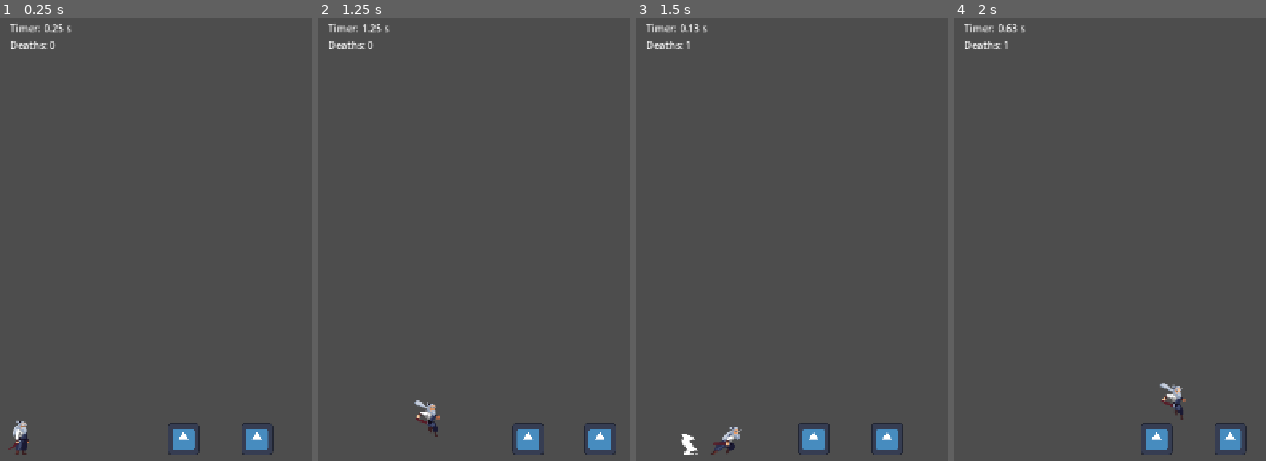
Above: before the commit, frames 1-4 (left to right).
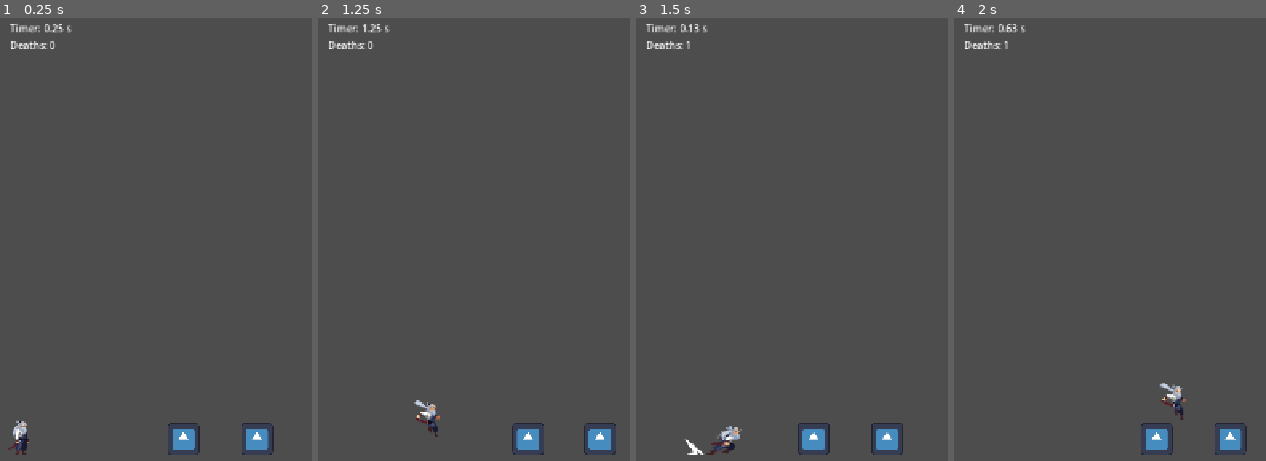
Above: after the commit, the same moments.

Repository: Maxington20/celeste-clone
Game: Godot game, scene res://scenes/levels/level_01.tscn
Two runs of this game, one before a commit and one after it. Both use one fixed random seed, a clock stepped at 60 frames per second and the inputs below. The project has no main scene, so this scene is started directly. The engine's default icon, where the game draws it, is replaced by a stand-in: a white triangle on a blue panel in a dark square.
Inputs:
- Up to frame 1 (0.25 s): no input
- Up to frame 2 (1.25 s): hold D (move_right) from 0.53 s (still down); tap Space (jump) at 0.6, 0.77, 1.07 s
- Up to frame 3 (1.5 s): keep holding D (move_right); tap Shift (dash) at 1.35 s
- Up to frame 4 (2 s): keep holding D (move_right); tap Space (jump) at 1.52, 1.55, 1.82 s

Frames 1-2 are identical in both runs. In frame 3, 0.3% of the frame differs, in the area x 14-33%, y 92-99%; in frame 4, nothing differs.

Commit message:
dash changes.

Diff:
--- a/scenes/player/player.gd
+++ b/scenes/player/player.gd
@@ -43,7 +43,7 @@
 
 
 func _ready() -> void:
-	# Preserve the position configured in the editor.
+	# Preserve the sprite position configured in the editor.
 	sprite_base_position = animated_sprite.position
 
 
@@ -105,7 +105,7 @@
 		velocity.y = JUMP_VELOCITY
 		velocity.x = last_wall_normal.x * WALL_JUMP_PUSH
 
-		# Face the direction we're jumping
+		# Face the direction we're jumping.
 		if last_wall_normal.x != 0:
 			last_facing_direction = last_wall_normal.x
 
@@ -123,7 +123,7 @@
 		jump_buffer_timer = 0
 		jump_cut = false
 
-	# Cut the jump short if the button has been released
+	# Cut the jump short if the button has been released.
 	if jump_released and velocity.y < 0 and !jump_cut:
 		velocity.y *= 0.5
 		jump_cut = true
@@ -170,7 +170,7 @@
 
 
 func animate_player(direction: float) -> void:
-	# Dash has highest priority
+	# Dash has highest priority.
 	if is_dashing:
 		animated_sprite.position = sprite_base_position
 		animated_sprite.play("dash")
--- a/scenes/player/player.tscn
+++ b/scenes/player/player.tscn
@@ -621,7 +621,8 @@
 position = Vector2(0, -18)
 sprite_frames = SubResource("SpriteFrames_jvmx5")
 animation = &"dash"
-frame_progress = 0.42900854
+frame = 6
+frame_progress = 0.9926081
 
 [node name="CollisionShape2D" type="CollisionShape2D" parent="." unique_id=1774396868]
 shape = SubResource("RectangleShape2D_jvmx5")
